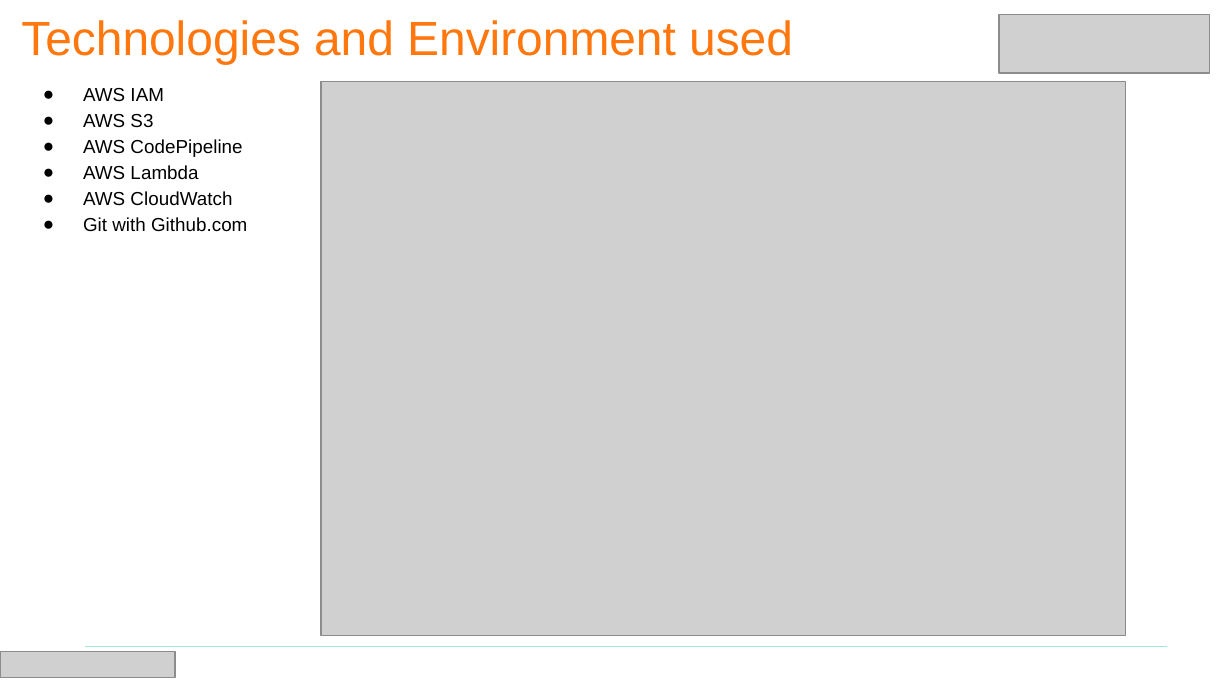
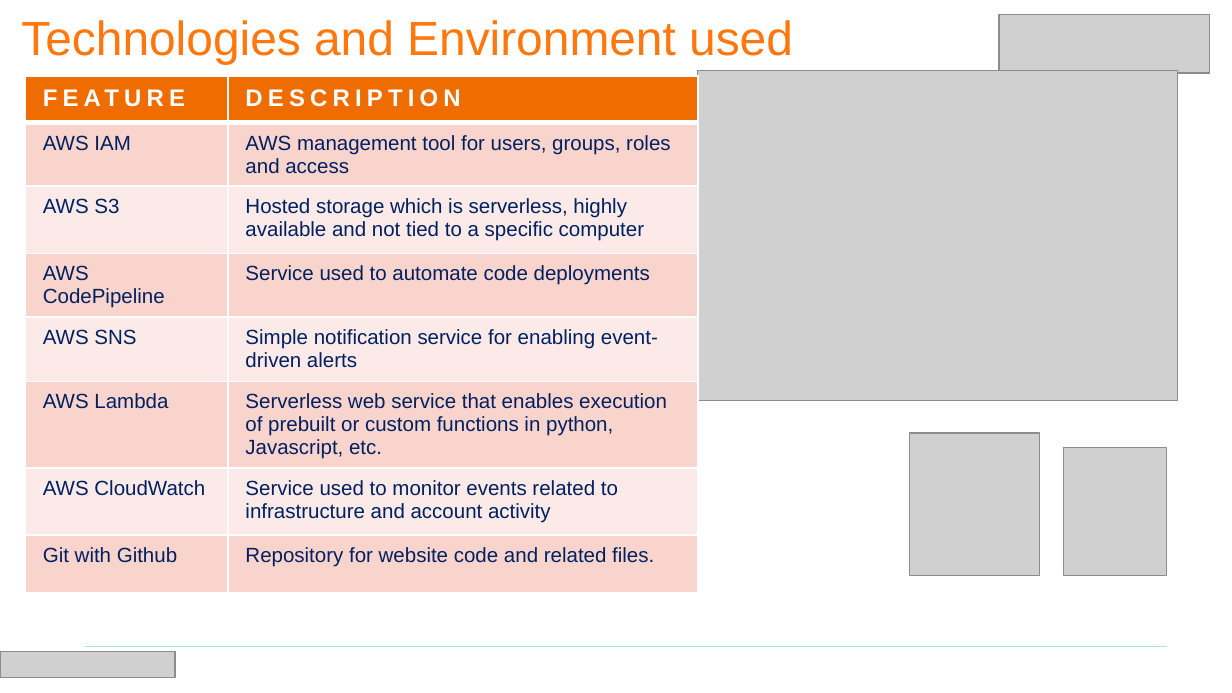
Before and after one commit to kbriggzi/Team1, a slide deck: slide 6 of BAH CE Team Presentation Template.pptx. Drawn at 1232x693 pixels with LibreOffice and Linux fonts; fonts in the diff are those of the drawing; grey boxes stand for pictures. Boxes give left, top, right and bottom in pixels: in the first picture for what was removed or moved away, otherwise in the second. Text is boxed around its words. In the diff, an @@ line names an element or a change of style, - is before the commit and + after.

Commit message:
Added tables and graphics for "Tools and Environements" used slide.

```diff
--- a/BAH CE Team Presentation Template.pptx
+++ b/BAH CE Team Presentation Template.pptx
@@ table added at <box>25,76,697,607</box>, 8 rows, 2 columns @@
+FEATURE | DESCRIPTION
+AWS IAM | AWS management tool for users, groups, roles and access
+AWS S3 | Hosted storage which is serverless, highly available and not tied to a specific computer
+AWS CodePipeline | Service used to automate code deployments
+AWS SNS | Simple notification service for enabling event-driven alerts
+AWS Lambda | Serverless web service that enables execution of prebuilt or custom functions in python, Javascript, etc.
+AWS CloudWatch | Service used to monitor events related to infrastructure and account activity
+Git with Github | Repository for website code and related files.
@@ text removed at <box>83,88,247,232</box> @@
-● AWS IAM
-● AWS S3
-● AWS CodePipeline
-● AWS Lambda
-● AWS CloudWatch
-● Git with Github.com
@@ picture: place and size @@
-picture at <box>322,81,1126,634</box>
+picture at <box>697,70,1178,400</box>
@@ picture added at <box>909,434,1039,577</box> @@
@@ picture added at <box>1063,447,1167,575</box> @@
```
